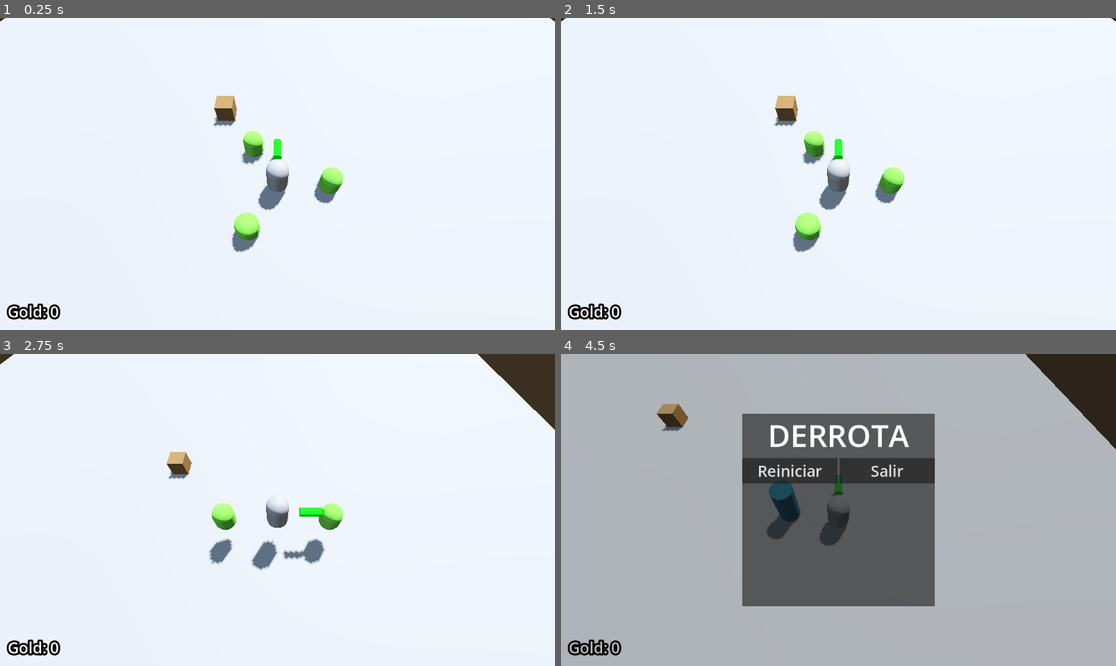
Above: before the commit, frames 1-4 (two rows, left to right).
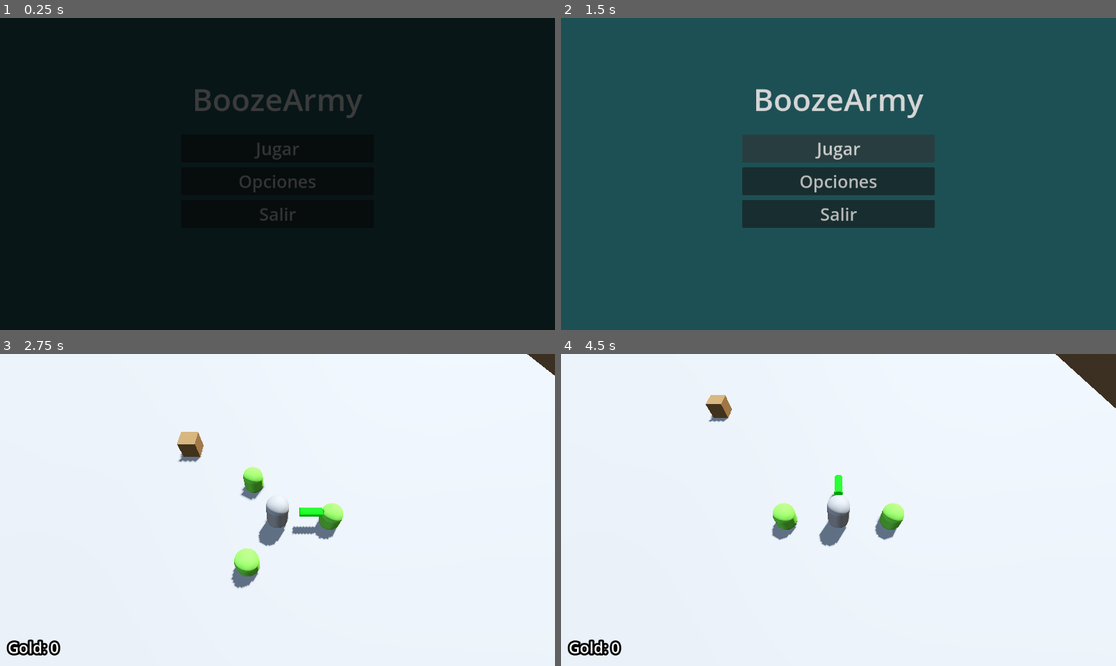
Above: after the commit, the same moments.

Repository: Ra-vanTech/ProjectBoozeArmy
Game: Godot game, scene res://ui/menu_screen/main_menu.tscn
Same seed, same stepped clock (60 frames per second), same inputs: the game is played once before the commit and once after it. Before the commit the project starts from res://Escena1_BoozeArmy.tscn.
Inputs (mouse positions are in pixels of both pictures, inside the frame that each line leads up to):
- Up to frame 1 (0.25 s): no input
- Up to frame 2 (1.5 s): click (838, 149) at 0.5 s, where only the run after the commit has a clickable "Jugar"; click (838, 149) at 1.25 s, where only the run after the commit has a clickable "Jugar"
- Up to frame 3 (2.75 s): move the mouse to (399, 494) at 2.02 s; hold D (move_right) from 2.03 s (still down); tap Q (despawn_dwarf) at 2.1 s; tap Space (jump) at 2.27 s
- Up to frame 4 (4.5 s): move the mouse to (727, 525) at 2.77 s; release D (move_right) at 2.78 s; hold S (move_back) 2.78-3.53 s; right-click (727, 525) at 2.85 s; tap Space (jump) at 3.02 s; move the mouse to (894, 441) at 3.52 s; hold D (move_right) 3.53-4.28 s; tap E (spawn_dwarf) at 3.6 s; move the mouse to (810, 572) at 4.27 s; hold W (move_forward) from 4.28 s (still down); tap Q (despawn_dwarf) at 4.35 s

The runs differ from the first frame. In frame 1, 100% of the frame differs, in the area x 0-100%, y 0-100%; in frame 2, 100%; in frame 3, 4.6%; in frame 4, 98%.

Commit message:
[refactor] Cambio de escena raíz

Diff:
--- /dev/null
+++ b/core/root.tscn
@@ -0,0 +1,7 @@
+[gd_scene format=3 uid="uid://b3h5y1ml8q3yi"]
+
+[ext_resource type="PackedScene" uid="uid://bei5x5cram187" path="res://ui/menu_screen/main_menu.tscn" id="1_sfjkh"]
+
+[node name="Root" type="Node" unique_id=1630917347]
+
+[node name="MainMenu" parent="." unique_id=1970560721 instance=ExtResource("1_sfjkh")]
--- a/project.godot
+++ b/project.godot
@@ -15,7 +15,7 @@
 [application]
 
 config/name="GameJamProject"
-run/main_scene="uid://dbrcyi1sal6eg"
+run/main_scene="uid://bei5x5cram187"
 config/features=PackedStringArray("4.6", "Mobile")
 boot_splash/image="uid://ceojmnsdgxhdl"
 config/icon="res://icon.svg"
